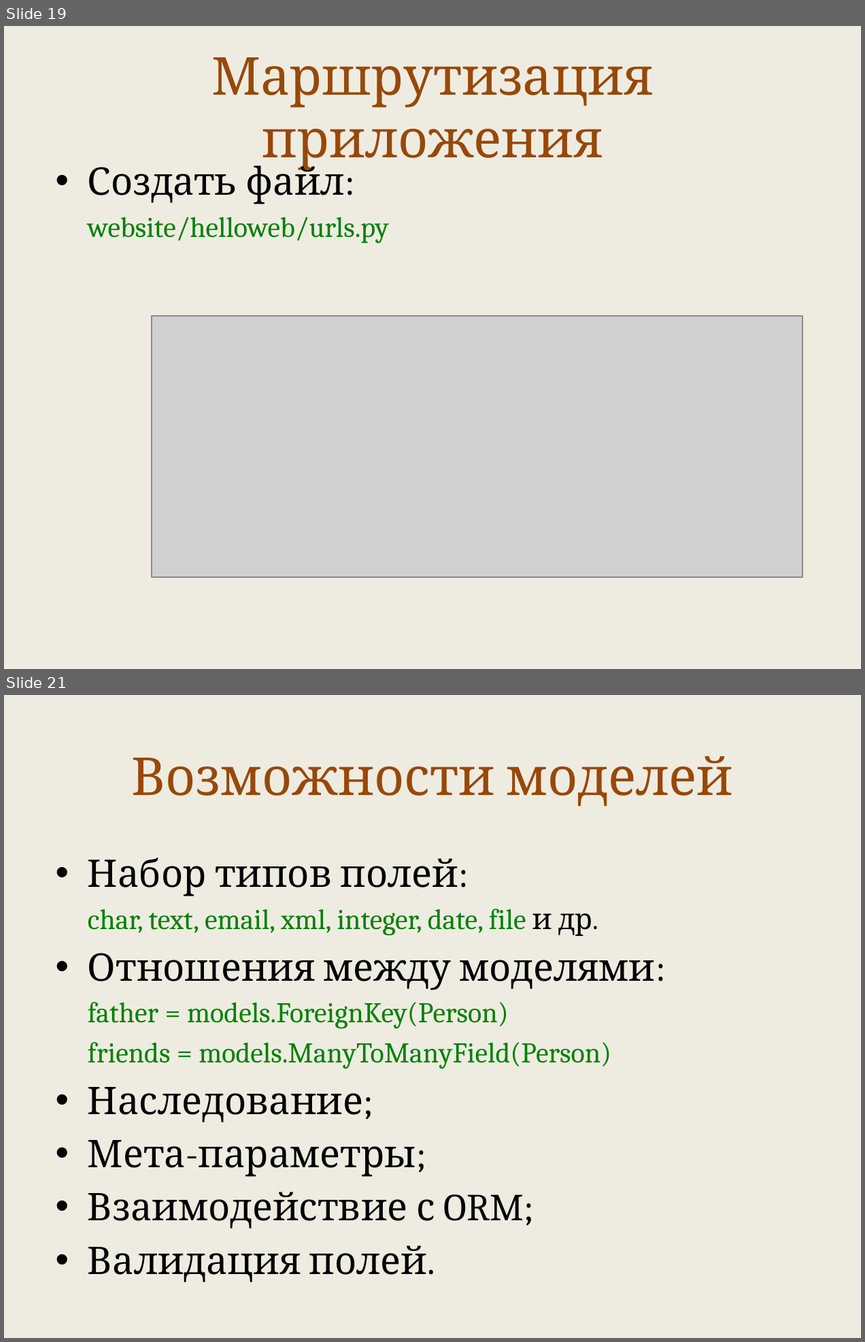
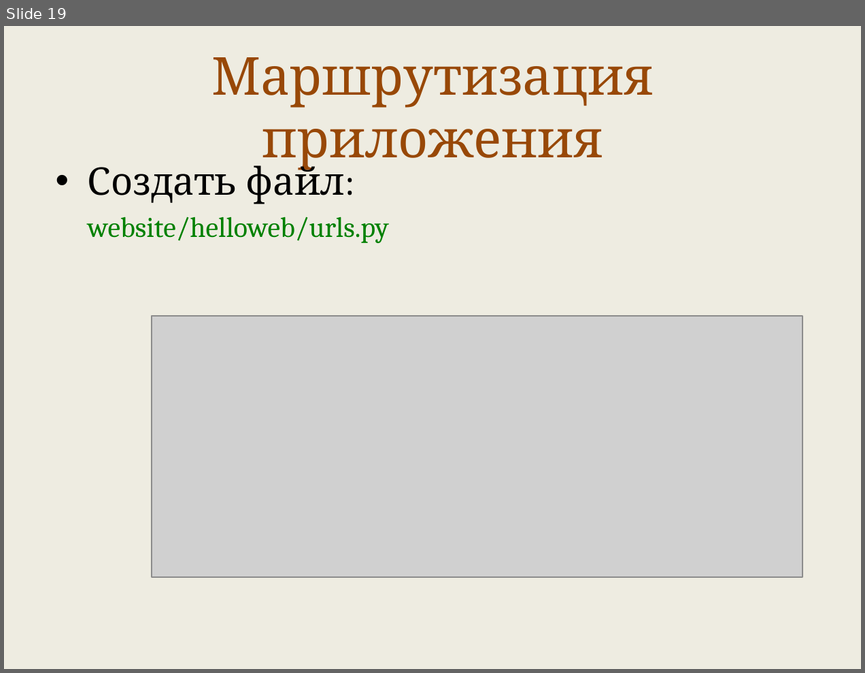
Before and after one commit to maxchv/LearnPython, a slide deck: week11/intro_django.pptx. Shown one above the other, each under a label of ours: slides 19 and 21 before the commit, slide 19 after it; the slides between them are not shown. The pictures are 865x1342 and 865x673 pixels, drawn with LibreOffice and Linux fonts; fonts in the diff are those of the drawing; grey boxes stand for pictures. Boxes give left, top, right and bottom in pixels: in the first picture for what was removed or moved away, otherwise in the second. Text is boxed around its words. In the diff, an @@ line names an element or a change of style, - is before the commit and + after.

```diff
--- a/week11/intro_django.pptx
+++ b/week11/intro_django.pptx
@@ slide 21 removed at [4,695,861,1338], background #EEECE1 @@
@@ title removed at [131,756,732,806] @@
-Возможности моделей
@@ text removed at [88,858,655,1282] @@
-• Набор типов полей:
-char, text, email, xml, integer, date, file и др.
-• Отношения между моделями:
-father = models.ForeignKey(Person)
-friends = models.ManyToManyField(Person)
-• Наследование;
-• Мета-параметры;
-• Взаимодействие с ORM;
-• Валидация полей.
```
Also in this commit, not shown: 12 other slides removed, 3 other files.
